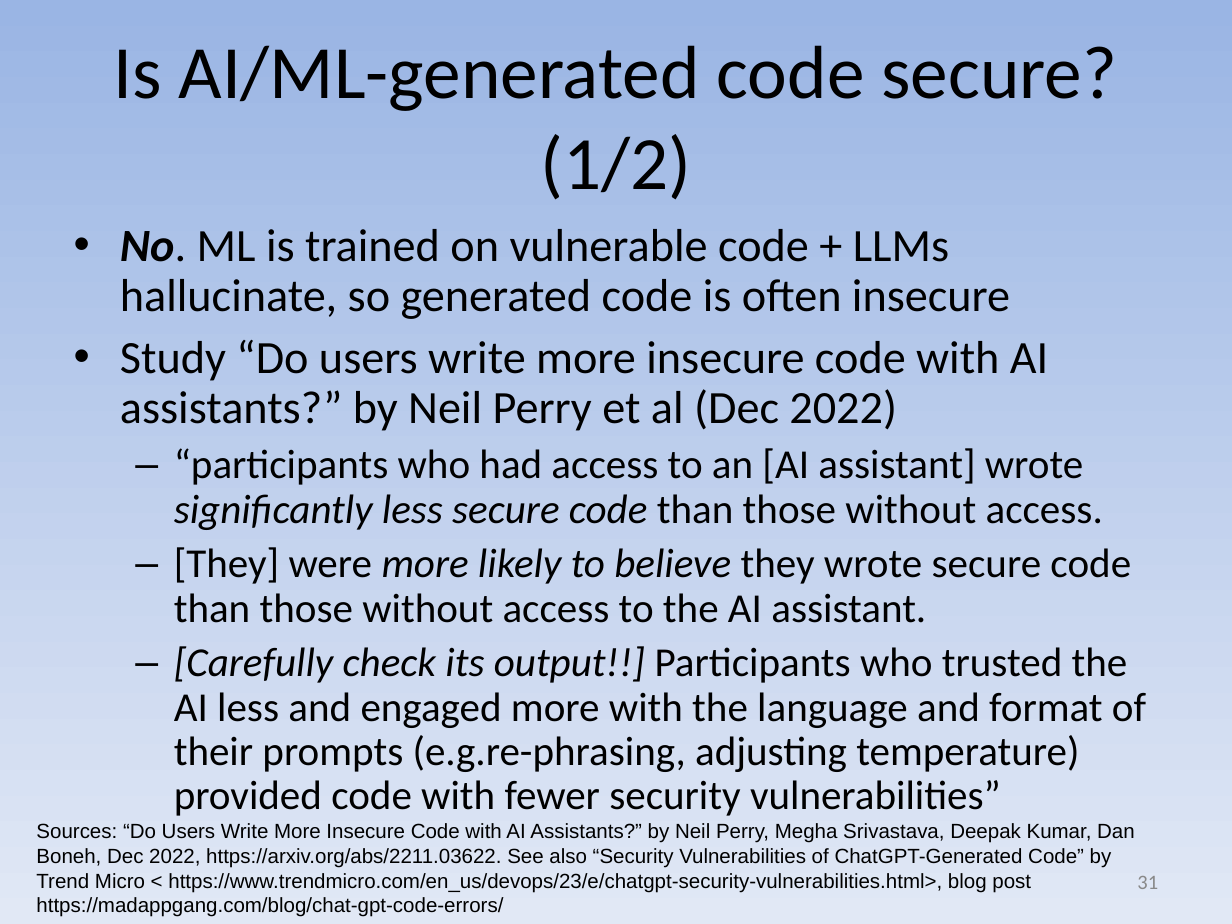
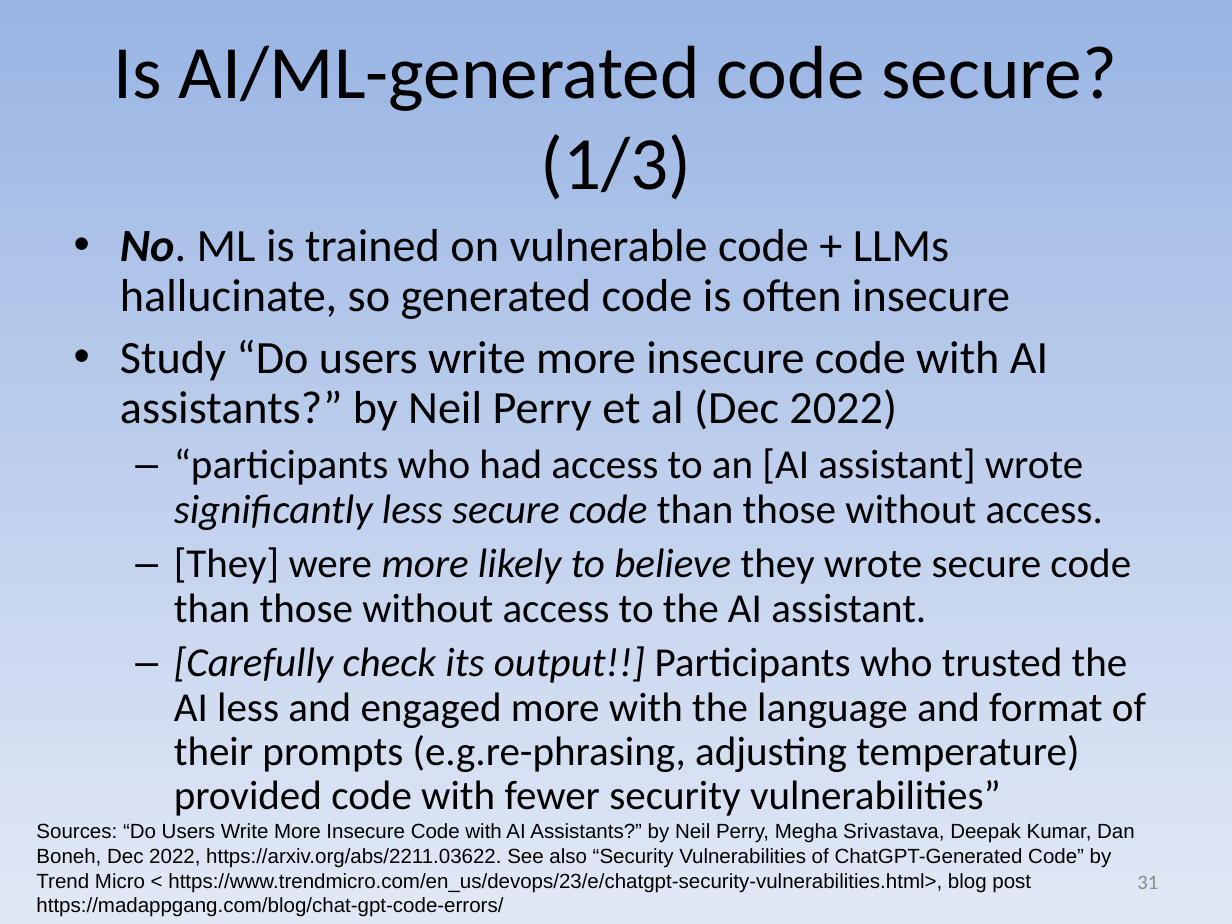
Before and after one commit to david-a-wheeler/david-a-wheeler.github.io, a slide deck: slide 31 of secure-class/presentations/AI-ML-Security.ppt. Drawn at 1232x924 pixels with LibreOffice and Linux fonts; fonts in the diff are those of the drawing. Boxes give left, top, right and bottom in pixels: in the first picture for what was removed or moved away, otherwise in the second. Text is boxed around its words. In the diff, an @@ line names an element or a change of style, - is before the commit and + after.

```diff
--- a/secure-class/presentations/AI-ML-Security.ppt
+++ b/secure-class/presentations/AI-ML-Security.ppt
@@ title at <box>113,45,1118,200</box>: text changed @@
-Is AI/ML-generated code secure? (1/2)
+Is AI/ML-generated code secure? (1/3)
```
Also in this commit, not shown: 2 other slides changed, 1 slide added.
